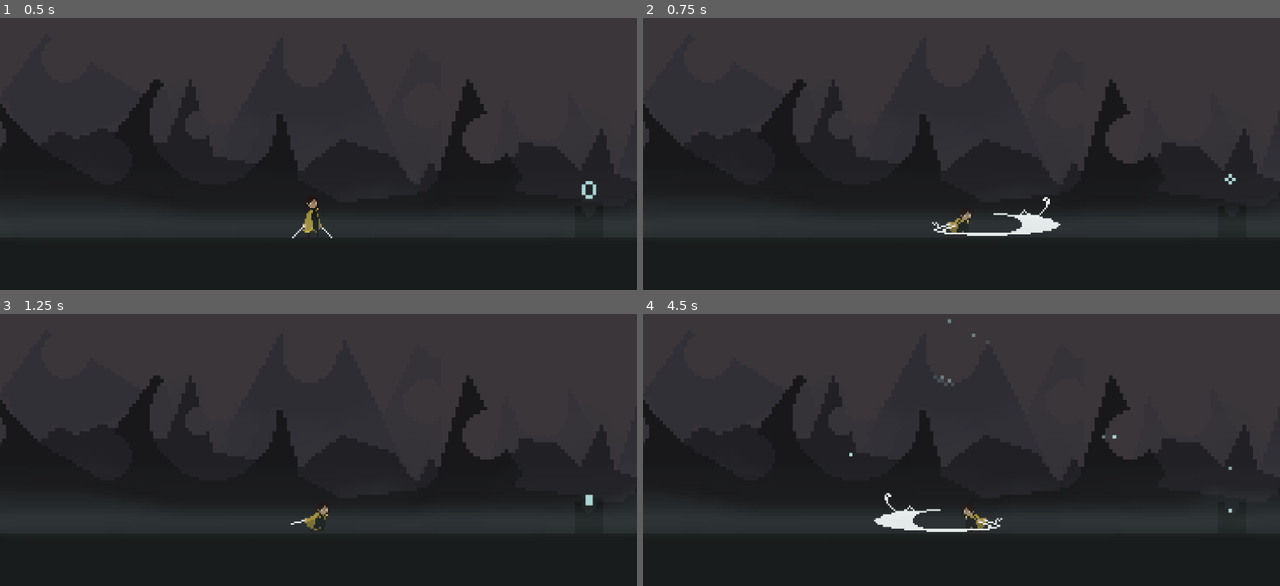
Above: before the commit, frames 1-4 (two rows, left to right).
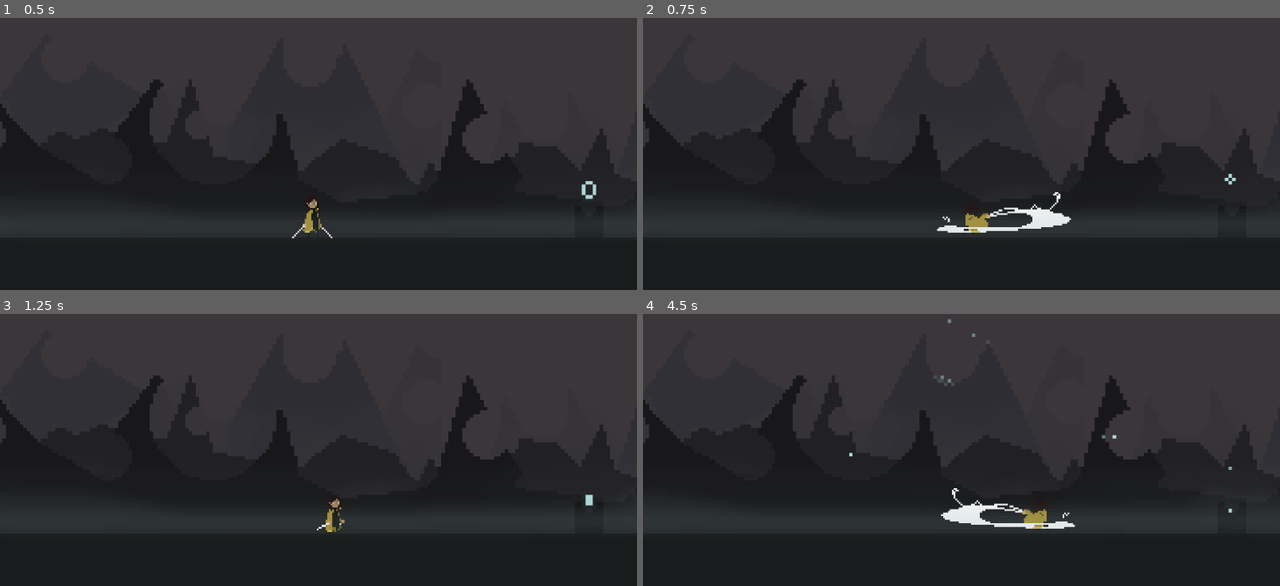
Above: after the commit, the same moments.

Repository: Dowsley/Dark
Game: Godot game, scene res://src/levels/PeaksOfLightning.tscn
Two runs of this game, one before a commit and one after it. Both use one fixed random seed, a clock stepped at 60 frames per second and the inputs below.
Inputs:
- Up to frame 1 (0.5 s): no input
- Up to frame 2 (0.75 s): tap Enter at 0.5 s; hold Right (move_right) from 0.53 s (still down); tap Z (attack) at 0.6 s
- Up to frame 3 (1.25 s): keep holding Right (move_right); tap Up (jump) at 0.77 s
- Up to frame 4 (4.5 s): tap Z (attack) at 1.35, 2.3, 3.05, 3.6, 4.35 s; tap Up (jump) at 1.52, 3.02, 3.77 s; release Right (move_right) at 2.03 s; hold Left (move_left) 2.03-2.78 s; tap X (dash) at 2.1 s; hold Right (move_right) 2.78-4.28 s; tap Shift (roll) at 2.85 s; hold Left (move_left) from 4.28 s (still down)

Frame 1 is identical in both runs. In frame 2, 1.2% of the frame differs, in the area x 45-68%, y 64-81%; in frame 3, 0.3%; in frame 4, 1.5%, in the area x 36-68%, y 64-81%.

Commit message:
Change combo order for player

Diff:
--- a/src/entities/player/Player.tscn
+++ b/src/entities/player/Player.tscn
@@ -684,3 +684,4 @@
 fall_node = NodePath("../FallState")
 dash_node = NodePath("../DashState")
 roll_node = NodePath("../RollState")
+attack_chain = ["slash2", "slash1", "slam"]
